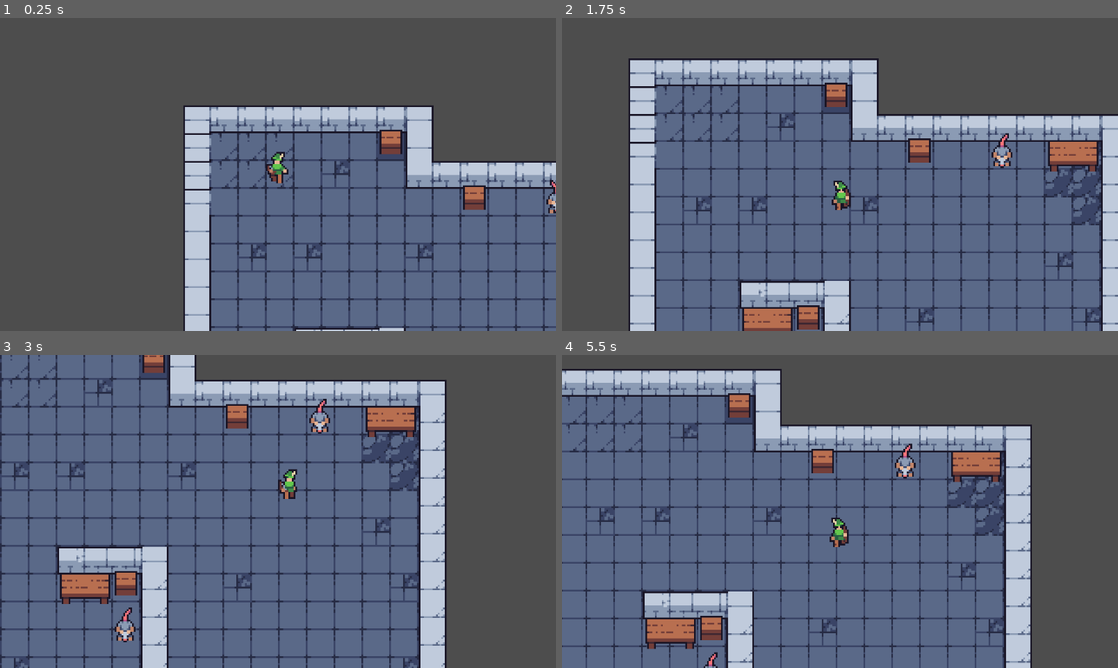
Above: before the commit, frames 1-4 (two rows, left to right).
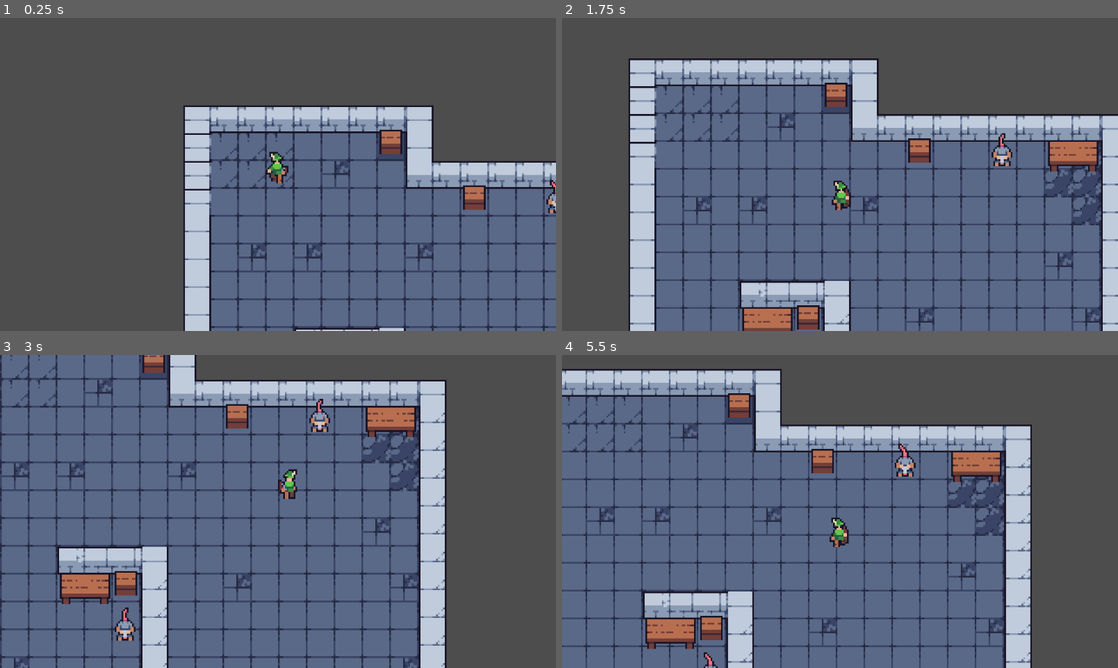
Above: after the commit, the same moments.

Repository: Arfitale/roguer
Game: Godot game, scene res://src/world.tscn
The game is run twice, just before and just after one commit, with the same random seed, the same clock (stepped at 60 frames per second) and the same inputs.
Inputs:
- Up to frame 1 (0.25 s): no input
- Up to frame 2 (1.75 s): hold D (move_right) 0.53-1.28 s; hold S (move_down) from 1.28 s (still down)
- Up to frame 3 (3 s): release S (move_down) at 2.03 s; hold D (move_right) 2.03-2.78 s; hold W (move_up) from 2.78 s (still down)
- Up to frame 4 (5.5 s): release W (move_up) at 3.53 s; hold A (move_left) 3.53-5.03 s; hold S (move_down) from 5.03 s (still down)

The runs differ from the first frame. In frame 1, 0.2% of the frame differs, in the area x 47-52%, y 42-53%; in frame 2, less than 0.1%; in frame 3, 0.2%, in the area x 21-59%, y 14-92%; in frame 4, 0.1%.

Commit message:
improve hit and knockback code

Diff:
--- a/src/character/character.tscn
+++ b/src/character/character.tscn
@@ -20,7 +20,7 @@
 # Movement
 @export var speed := 100.0
 var input_direction := Vector2.ZERO
-var facing_direction := Vector2.UP
+var facing_direction := Vector2.DOWN
 
 # Combat
 @export var arrow_scene: PackedScene
--- a/src/character/enemy/rat.tscn
+++ b/src/character/enemy/rat.tscn
@@ -15,7 +15,7 @@
 	DEAD
 }
 var state := EnemyState.IDLE
-var facing_direction := Vector2.UP
+var facing_direction := Vector2.DOWN
 
 # Node
 @onready var sprite := $Sprite2D
@@ -31,9 +31,7 @@
 
 # Animation
 @onready var animation_player := $AnimationPlayer
-
-const speed = 300.0
-const jump_velocity = -400.0
+var current_animation := \"\"
 
 func _ready() -> void:
 	health = max_health
@@ -43,6 +41,7 @@
 
 func _physics_process(delta: float) -> void:
 	if state == EnemyState.HIT:
+		knockback_velocity = knockback_velocity.move_toward(Vector2.ZERO, 800 * delta)
 		velocity = knockback_velocity
 		move_and_slide()
 		return
@@ -56,10 +55,22 @@
 			_handle_wander_state()
 
 func _handle_idle_state():
-	animation_player.play(\"idle_down\")
+	_play_animation(_direction_to_anim(\"idle\", facing_direction))
 
 func _handle_wander_state():
 	pass
+
+func _play_animation(animation: String):
+	if animation == current_animation:
+		return
+	current_animation = animation
+	animation_player.play(animation)
+
+func _direction_to_anim(prefix: String, direction: Vector2):
+	if abs(direction.x) > abs(direction.y):
+		return prefix + (\"_right\" if direction.x > 0 else \"_left\")
+	else:
+		return prefix + (\"_down\" if direction.y > 0 else \"_up\")
 
 func take_damage(damage: int, hit_direction := Vector2.ZERO):
 	if state == EnemyState.DEAD: return
